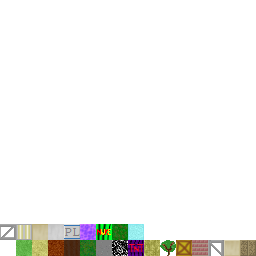
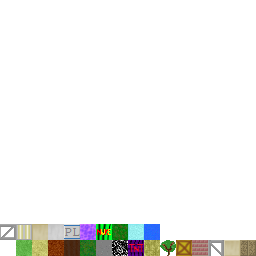
Comparing the layer stacks of the two 256x256 images. Changes:
painted on "TerrainTextures.png" over 144, 224, 160, 240
